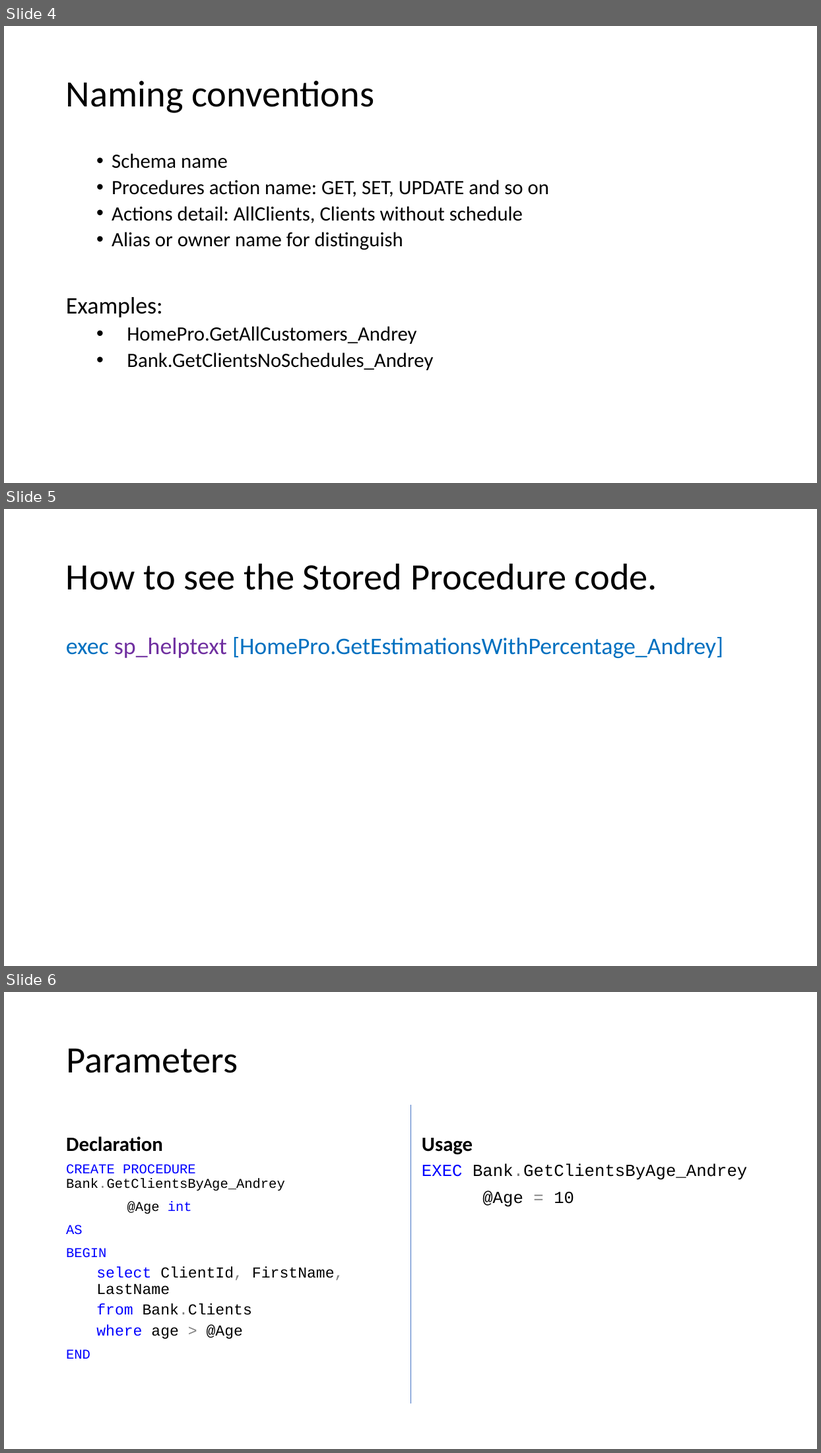
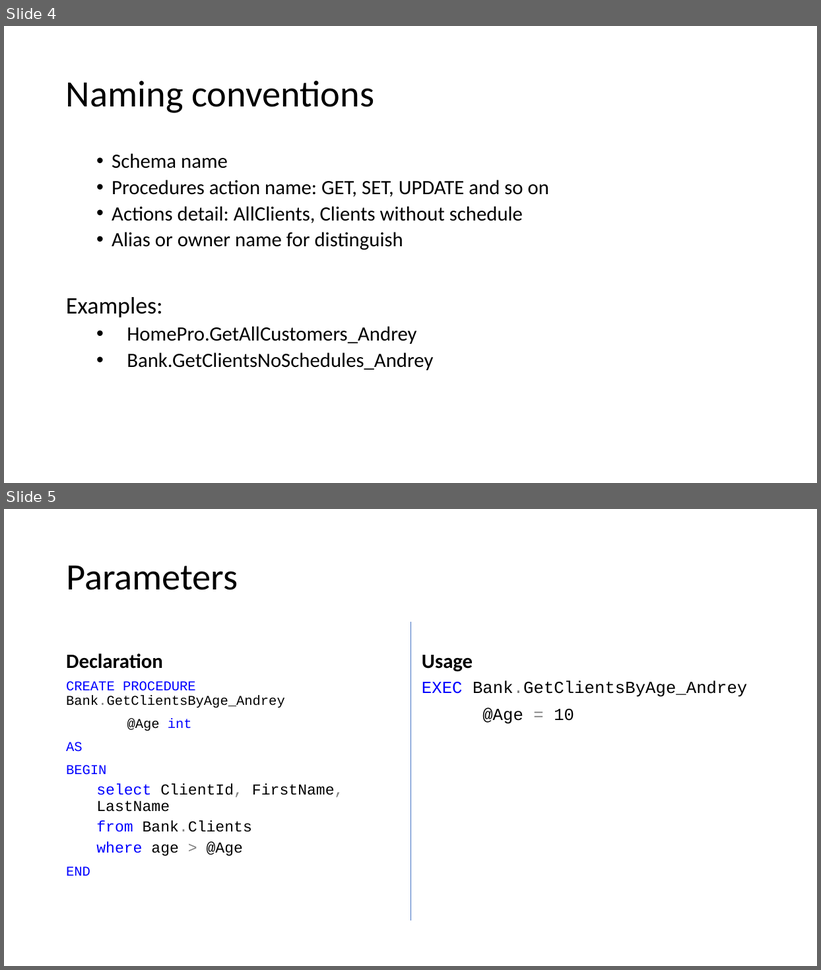
Before and after one commit to Andriisu/DatabaseLessons, a slide deck: Lesson3/StoredProcedures.pptx. Shown one above the other, each under a label of ours: slides 4, 5 and 6 before the commit, slides 4 and 5 after it. The pictures are 821x1453 and 821x970 pixels, drawn with LibreOffice and Linux fonts; fonts in the diff are those of the drawing. Boxes give left, top, right and bottom in pixels: in the first picture for what was removed or moved away, otherwise in the second. Text is boxed around its words. In the diff, an @@ line names an element or a change of style, - is before the commit and + after.

```diff
--- a/Lesson3/StoredProcedures.pptx
+++ b/Lesson3/StoredProcedures.pptx
@@ slide 5 removed at <box>4,509,817,966</box>, background #FFFFFF @@
@@ title removed at <box>66,563,657,590</box> @@
-How to see the Stored Procedure code.
@@ text removed at <box>66,637,723,658</box> @@
-exec sp_helptext [HomePro.GetEstimationsWithPercentage_Andrey]
@@ what was slide 6 is now slide 5 @@
```
Also in this commit, not shown: 3 other slides removed, 2 other files.
